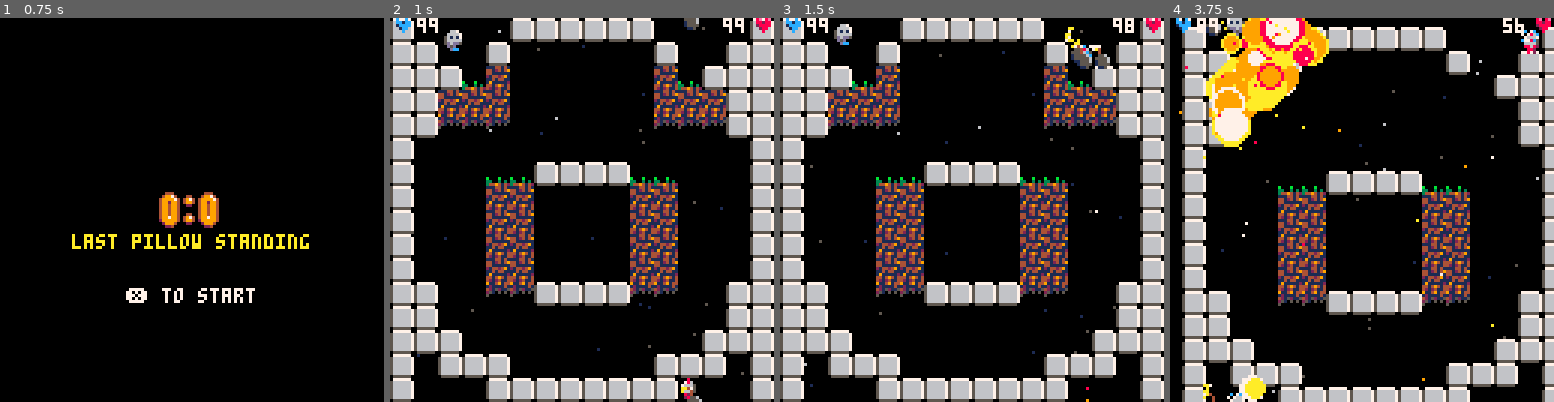
Above: before the commit, frames 1-4 (left to right).
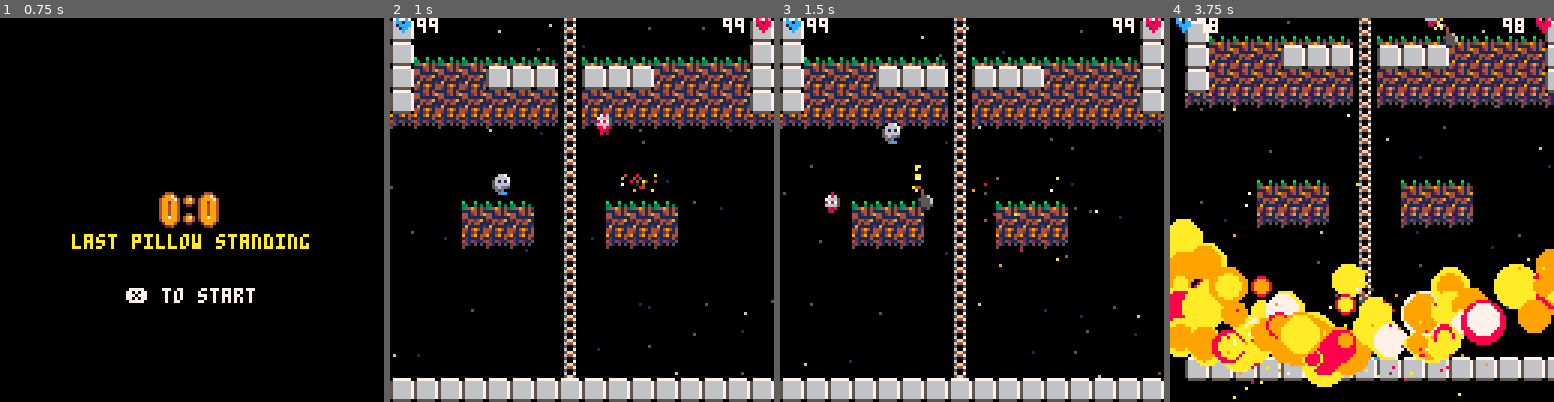
Above: after the commit, the same moments.

Repository: lkingsford/pico8-projects
Game: PICO-8 cartridge plat1.p8
Same seed, same stepped clock (60 frames per second), same inputs: the game is played once before the commit and once after it.
Inputs:
- Up to frame 1 (0.75 s): tap X (X key) at 0.33 s; tap O (Z key) at 0.7 s
- Up to frame 2 (1 s): no input
- Up to frame 3 (1.5 s): tap X (X key) at 1.07 s
- Up to frame 4 (3.75 s): hold Right 1.6-2.1 s; tap O (Z key) every 0.4 s from 1.7 to 3.7 s; tap X (X key) at 1.85, 2.97 s; hold Up 2.15-2.42 s; hold Right 2.47-3.03 s; hold Left 3.08-3.58 s; hold Down from 3.63 s (still down)

Frame 1 is identical in both runs. In frame 2, 40% of the frame differs, in the area x 0-100%, y 0-100%; in frame 3, 41%; in frame 4, 61%.

Commit message:
Add new map

Diff:
--- a/plat1.p8
+++ b/plat1.p8
@@ -13,7 +13,7 @@
 
 function consts()
 	VERSION = "V0.3"
-	MAP_COUNT = 9
+	MAP_COUNT = 10
 	FIREY_PART_COLORS = {7,8,8,9,9,9,10,10,10,10}
 	WIN_SCORE = 5
 	LPS_HEALTH = 99
@@ -2162,73 +2162,73 @@
 0800000909090909090909090900000808191919191919090919191919191908080000000000000000000000000000080019191900000000000000000000000008080800000000000000000000080808000000000000000700000000000000000944090909000000000008080708080909090909070909090909090709090909
 0800001919191919191919191900000808000000000000090900000000000008080000000000000a0a000000000000080a0a0a0a0a0a0a0a0a0a0a0a0a0a0a0a080008080800000000000008080800080000000000000007000000000000000009090909090a0a0a0a0a0a0a070a0a0909090909070909090909090709090909
 0808080808080808080808080808080808080808080808090908080808080808080808080808080909080808080808080909090909090808080809090909090908000000080808080808080800000008080808080808080808080808080808080909090909090909090909090809090909090909070909090909090709090909
-0800000000000000000000000000000800000000000000000000000000000000000000000000000000000000000000000000000000000000000000000000000000000000000000000000000000000000000000000000000000000000000000000000000000000000000000000000000000000000000000000000000000000000
-0802000000000000000000000000120800000000000000000000000000000000000000000000000000000000000000000000000000000000000000000000000000000000000000000000000000000000000000000000000000000000000000000000000000000000000000000000000000000000000000000000000000000000
-0808000000000000000000000000080800000000000000000000000000000000000000000000000000000000000000000000000000000000000000000000000000000000000000000000000000000000000000000000000000000000000000000000000000000000000000000000000000000000000000000000000000000000
-0800000000000000000000000000000800000000000000000000000000000000000000000000000000000000000000000000000000000000000000000000000000000000000000000000000000000000000000000000000000000000000000000000000000000000000000000000000000000000000000000000000000000000
-080a0a0a0a0a0a0a0a0a0a0a0a0a0a0800000000000000000000000000000000000000000000000000000000000000000000000000000000000000000000000000000000000000000000000000000000000000000000000000000000000000000000000000000000000000000000000000000000000000000000000000000000
-0909090909090808080809090909090900000000000000000000000000000000000000000000000000000000000000000000000000000000000000000000000000000000000000000000000000000000000000000000000000000000000000000000000000000000000000000000000000000000000000000000000000000000
-0909090909080808080808090909090900000000000000000000000000000000000000000000000000000000000000000000000000000000000000000000000000000000000000000000000000000000000000000000000000000000000000000000000000000000000000000000000000000000000000000000000000000000
-0909090909080808080808090909090900000000000000000000000000000000000000000000000000000000000000000000000000000000000000000000000000000000000000000000000000000000000000000000000000000000000000000000000000000000000000000000000000000000000000000000000000000000
-0907090909080808080808090909070900000000000000000000000000000000000000000000000000000000000000000000000000000000000000000000000000000000000000000000000000000000000000000000000000000000000000000000000000000000000000000000000000000000000000000000000000000000
-0907090909080808080808090909070900000000000000000000000000000000000000000000000000000000000000000000000000000000000000000000000000000000000000000000000000000000000000000000000000000000000000000000000000000000000000000000000000000000000000000000000000000000
-0907090909090808080809090909070900000000000000000000000000000000000000000000000000000000000000000000000000000000000000000000000000000000000000000000000000000000000000000000000000000000000000000000000000000000000000000000000000000000000000000000000000000000
-0907090909090944440909090909070900000000000000000000000000000000000000000000000000000000000000000000000000000000000000000000000000000000000000000000000000000000000000000000000000000000000000000000000000000000000000000000000000000000000000000000000000000000
-0907090909090909090909090909070900000000000000000000000000000000000000000000000000000000000000000000000000000000000000000000000000000000000000000000000000000000000000000000000000000000000000000000000000000000000000000000000000000000000000000000000000000000
-0907090909090909090909090909070900000000000000000000000000000000000000000000000000000000000000000000000000000000000000000000000000000000000000000000000000000000000000000000000000000000000000000000000000000000000000000000000000000000000000000000000000000000
-0907090909090909090909090909070900000000000000000000000000000000000000000000000000000000000000000000000000000000000000000000000000000000000000000000000000000000000000000000000000000000000000000000000000000000000000000000000000000000000000000000000000000000
-0808080808080808080808080808080800000000000000000000000000000000000000000000000000000000000000000000000000000000000000000000000000000000000000000000000000000000000000000000000000000000000000000000000000000000000000000000000000000000000000000000000000000000
-…(54 lines of a section not shown)…
+080000000000000000000000000000080000000000000a0a0008080000000700000000000000000000000000000000000000000000000000000000000000000000000000000000000000000000000000000000000000000000000000000000000000000000000000000000000000000000000000000000000000000000000000
+0802000000000000000000000000120800000a0a004409090019190000000700000000000000000000000000000000000000000000000000000000000000000000000000000000000000000000000000000000000000000000000000000000000000000000000000000000000000000000000000000000000000000000000000
+08080000000000000000000000000808004409090000191900000a0a12000700000000000000000000000000000000000000000000000000000000000000000000000000000000000000000000000000000000000000000000000000000000000000000000000000000000000000000000000000000000000000000000000000
+0800000000000000000000000000000800001919000a0a000044090900000700000000000000000000000000000000000000000000000000000000000000000000000000000000000000000000000000000000000000000000000000000000000000000000000000000000000000000000000000000000000000000000000000
+080a0a0a0a0a0a0a0a0a0a0a0a0a0a08000a0a00000808000000191900000700000000000000000000000000000000000000000000000000000000000000000000000000000000000000000000000000000000000000000000000000000000000000000000000000000000000000000000000000000000000000000000000000
+090909090909080808080909090909090008080000191900000a0a0000000700000000000000000000000000000000000000000000000000000000000000000000000000000000000000000000000000000000000000000000000000000000000000000000000000000000000000000000000000000000000000000000000000
+090909090908080808080809090909090019190000000a0a0008080000000700000000000000000000000000000000000000000000000000000000000000000000000000000000000000000000000000000000000000000000000000000000000000000000000000000000000000000000000000000000000000000000000000
+0909090909080808080808090909090900000a0a004409090019190000000700000000000000000000000000000000000000000000000000000000000000000000000000000000000000000000000000000000000000000000000000000000000000000000000000000000000000000000000000000000000000000000000000
+09070909090808080808080909090709004409090000191900000a0a00000700000000000000000000000000000000000000000000000000000000000000000000000000000000000000000000000000000000000000000000000000000000000000000000000000000000000000000000000000000000000000000000000000
+0907090909080808080808090909070900001919000a0a000044090900000700000000000000000000000000000000000000000000000000000000000000000000000000000000000000000000000000000000000000000000000000000000000000000000000000000000000000000000000000000000000000000000000000
+09070909090908080808090909090709000a0a00000808000000191900000700000000000000000000000000000000000000000000000000000000000000000000000000000000000000000000000000000000000000000000000000000000000000000000000000000000000000000000000000000000000000000000000000
+090709090909094444090909090907090008080000191900000a0a0000000700000000000000000000000000000000000000000000000000000000000000000000000000000000000000000000000000000000000000000000000000000000000000000000000000000000000000000000000000000000000000000000000000
+090709090909090909090909090907090019190000000a0a0008080000000700000000000000000000000000000000000000000000000000000000000000000000000000000000000000000000000000000000000000000000000000000000000000000000000000000000000000000000000000000000000000000000000000
+0907090909090909090909090909070900020a0a000009090019190000000700000000000000000000000000000000000000000000000000000000000000000000000000000000000000000000000000000000000000000000000000000000000000000000000000000000000000000000000000000000000000000000000000
+0907090909090909090909090909070900000909000019190000000000000700000000000000000000000000000000000000000000000000000000000000000000000000000000000000000000000000000000000000000000000000000000000000000000000000000000000000000000000000000000000000000000000000
+080808080808080808080808080808080000191900000000000a0a0000000700000000000000000000000000000000000000000000000000000000000000000000000000000000000000000000000000000000000000000000000000000000000000000000000000000000000000000000000000000000000000000000000000
+…(54 lines of a section not shown)…
